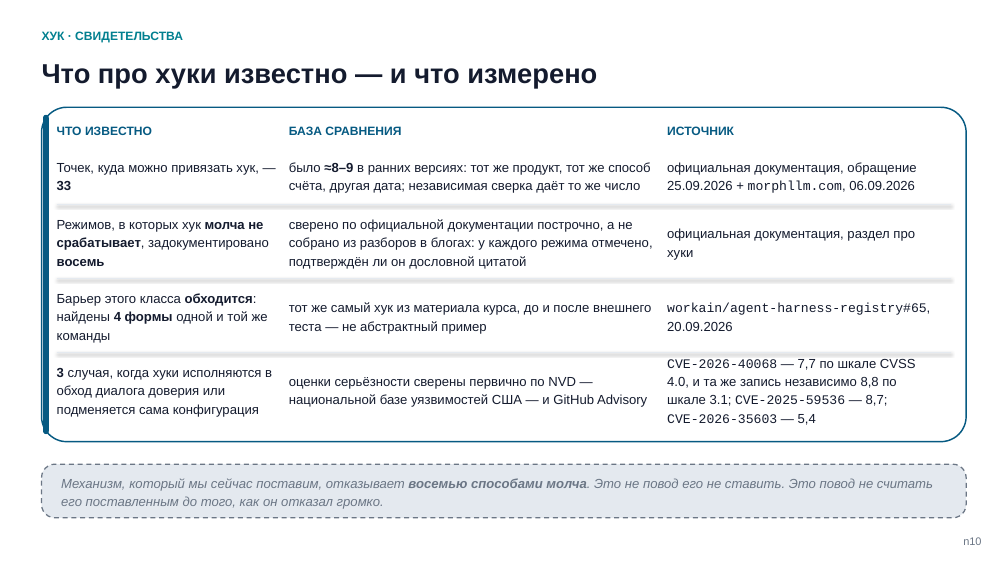
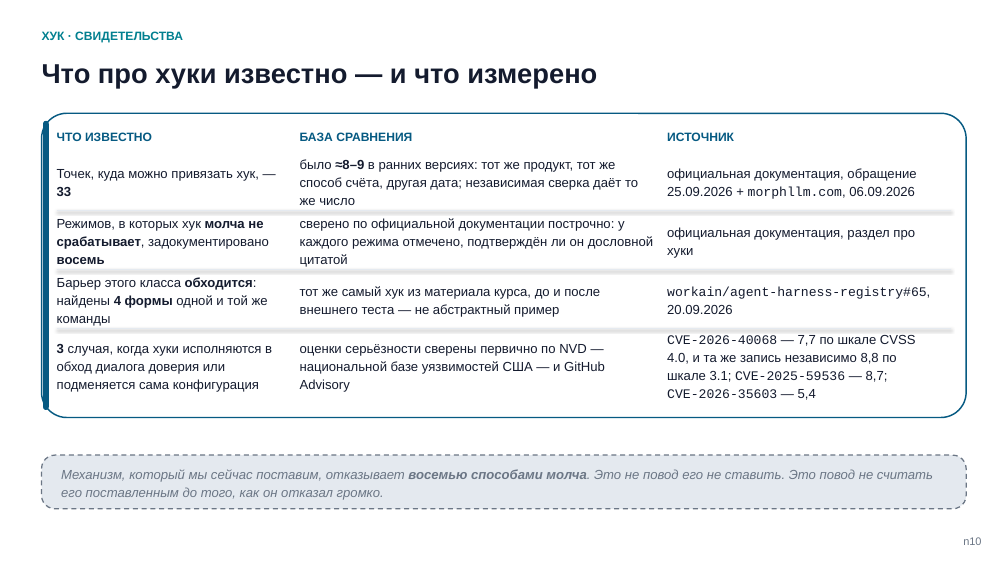
Before and after one commit to tellina-study/AI-usage-lessons, a slide deck: slide 10 of library/seminars/sem-05/rendered/sem-05-n.pptx. Drawn at 1008x567 pixels with LibreOffice and Linux fonts; fonts in the diff are those of the drawing. Boxes give left, top, right and bottom in pixels: in the first picture for what was removed or moved away, otherwise in the second. Text is boxed around its words. In the diff, an @@ line names an element or a change of style, - is before the commit and + after.

```diff
--- a/library/seminars/sem-05/rendered/sem-05-n.pptx
+++ b/library/seminars/sem-05/rendered/sem-05-n.pptx
@@ rounded rectangle: place and size @@
-rounded rectangle at box(42, 107, 966, 442)
+rounded rectangle at box(42, 113, 966, 417)
@@ rounded rectangle at box(42, 113, 966, 417): proportions changed @@
@@ rounded rectangle: place and size @@
-rounded rectangle at box(43, 115, 48, 434)
+rounded rectangle at box(43, 121, 48, 410)
@@ text "ЧТО ИЗВЕСТНО": place and size @@
-text "ЧТО ИЗВЕСТНО" at box(57, 126, 152, 135)
+text "ЧТО ИЗВЕСТНО" at box(57, 132, 152, 141)
@@ text "БАЗА СРАВНЕНИЯ": place and size @@
-text "БАЗА СРАВНЕНИЯ" at box(289, 126, 401, 135)
+text "БАЗА СРАВНЕНИЯ" at box(300, 132, 412, 141)
@@ text "Точек, куда можно привязать хук, ...": place and size @@
-text "Точек, куда можно привязать хук, ..." at box(57, 163, 258, 190)
+text "Точек, куда можно привязать хук, ..." at box(57, 169, 259, 196)
@@ text "было ≈8–9 в ранних версиях: ..." rewrapped from box(289, 162, 650, 193) to box(300, 159, 638, 205) @@
@@ 2 texts, 1 line: place and size @@
-2 texts, 1 line at box(57, 126, 951, 205)
+2 texts, 1 line at box(57, 132, 951, 211)
@@ text at box(300, 218, 653, 267): text changed @@
-сверено по официальной документации построчно, а не собрано из разборов в блогах: у каждого режима отмечено, подтверждён ли он дословной цитатой
+сверено по официальной документации построчно: у каждого режима отмечено, подтверждён ли он дословной цитатой
@@ 1 text, 1 rounded rectangle, 1 line: place and size @@
-1 text, 1 rounded rectangle, 1 line at box(42, 278, 966, 518)
+1 text, 1 rounded rectangle, 1 line at box(42, 269, 966, 509)
@@ text "Барьер этого класса обходится: найдены ...": place and size @@
-text "Барьер этого класса обходится: найдены ..." at box(57, 293, 268, 343)
+text "Барьер этого класса обходится: найдены ..." at box(57, 277, 268, 326)
@@ text "тот же самый хук из ..." rewrapped from box(289, 302, 651, 334) to box(300, 286, 600, 317) @@
@@ text "workain/agent-harness-registry#65, 20.09.2026": place and size @@
-text "workain/agent-harness-registry#65, 20.09.2026" at box(667, 303, 930, 331)
+text "workain/agent-harness-registry#65, 20.09.2026" at box(667, 286, 930, 314)
@@ line moved from (57, 352) - (951, 352) to (57, 328) - (951, 328) @@
@@ text "3 случая, когда хуки исполняются ...": place and size @@
-text "3 случая, когда хуки исполняются ..." at box(57, 368, 272, 417)
+text "3 случая, когда хуки исполняются ..." at box(57, 344, 272, 392)
@@ text "оценки серьёзности сверены первично по ..." rewrapped from box(289, 377, 647, 407) to box(300, 344, 605, 392) @@
@@ text "CVE-2026-40068 — 7,7 по шкале ...": place and size @@
-text "CVE-2026-40068 — 7,7 по шкале ..." at box(667, 359, 916, 425)
+text "CVE-2026-40068 — 7,7 по шкале ..." at box(667, 335, 916, 400)
```
Also in this commit, not shown: 25 other slides changed, 2 slides added, 2 slides removed, 28 other files.
